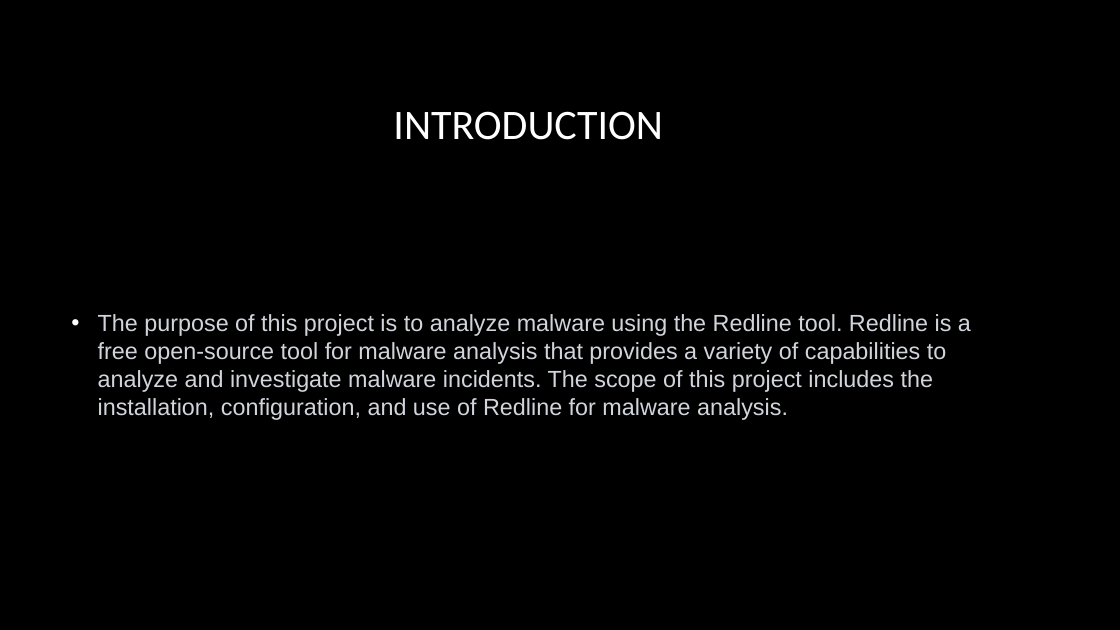
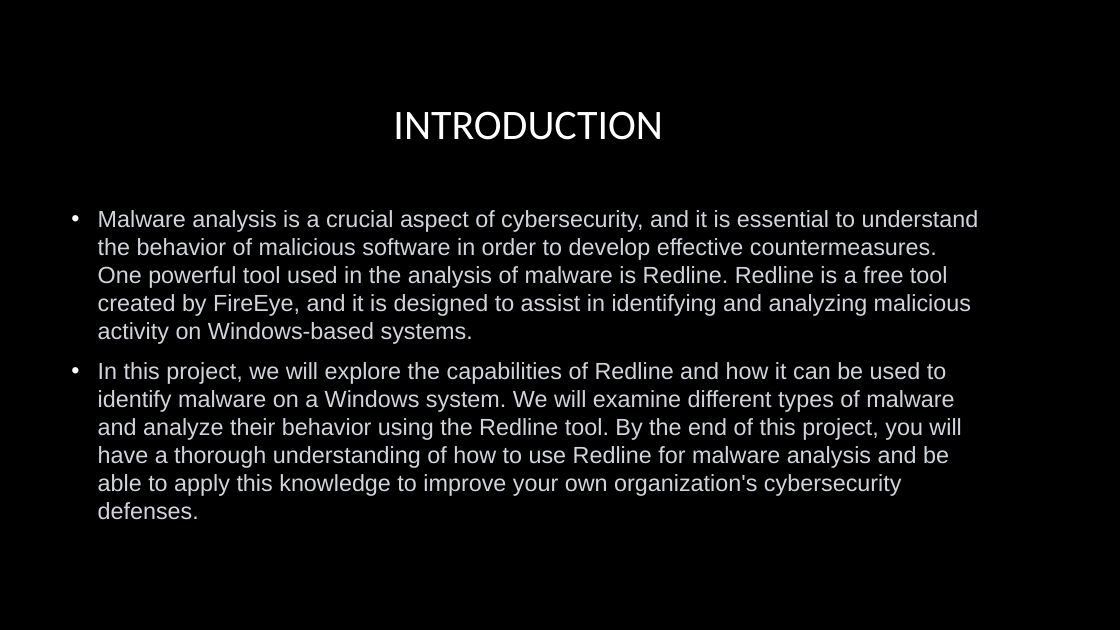
Before and after one commit to XFlawless1/INT301, a slide deck: slide 2 of Presentation on malware analysis using redline tool.pptx. Drawn at 1120x630 pixels with LibreOffice and Linux fonts; fonts in the diff are those of the drawing; background and template pictures are left out. Boxes give left, top, right and bottom in pixels: in the first picture for what was removed or moved away, otherwise in the second. Text is boxed around its words. In the diff, an @@ line names an element or a change of style, - is before the commit and + after.

Commit message:
Update ppt

```diff
--- a/Presentation on malware analysis using redline tool.pptx
+++ b/Presentation on malware analysis using redline tool.pptx
@@ text at bbox=[98, 210, 979, 520]: text changed @@
-• The purpose of this project is to analyze malware using the Redline tool. Redline is a free open-source tool for malware analysis that provides a variety of capabilities to analyze and investigate malware incidents. The scope of this project includes the installation, configuration, and use of Redline for malware analysis.
+• Malware analysis is a crucial aspect of cybersecurity, and it is essential to understand the behavior of malicious software in order to develop effective countermeasures. One powerful tool used in the analysis of malware is Redline. Redline is a free tool created by FireEye, and it is designed to assist in identifying and analyzing malicious activity on Windows-based systems.
+• In this project, we will explore the capabilities of Redline and how it can be used to identify malware on a Windows system. We will examine different types of malware and analyze their behavior using the Redline tool. By the end of this project, you will have a thorough understanding of how to use Redline for malware analysis and be able to apply this knowledge to improve your own organization's cybersecurity defenses.
```
Also in this commit, not shown: 1 slide added.
